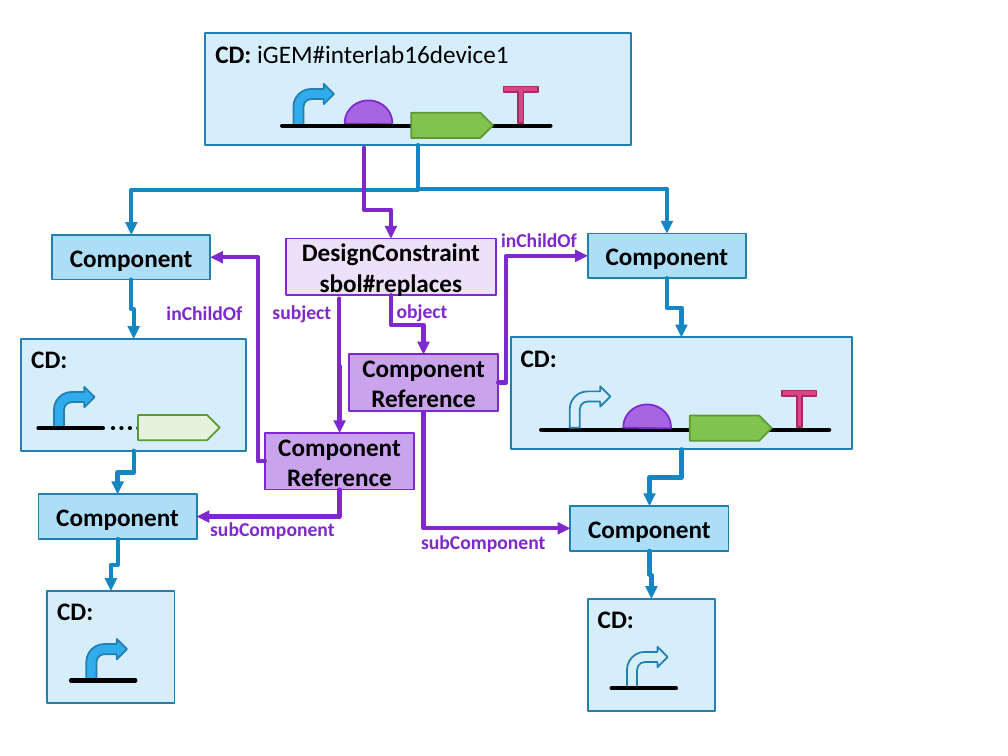
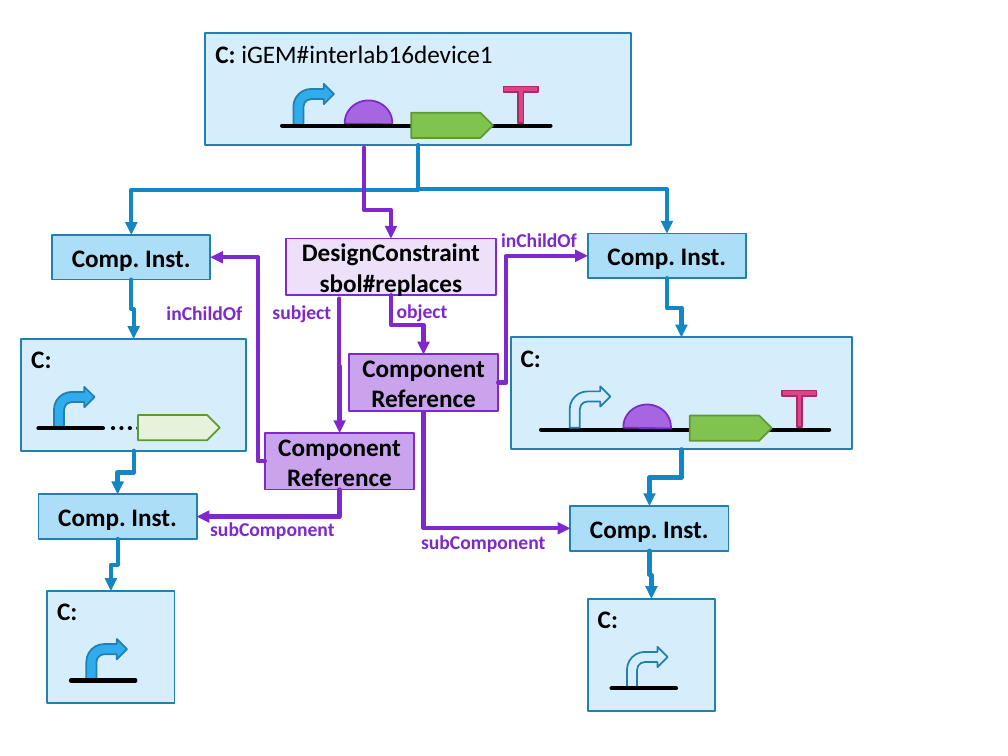
Before and after one commit to SynBioDex/SEPs, a slide deck: slide 6 of images/SEP037.pptx. Drawn at 1008x756 pixels with LibreOffice and Linux fonts; fonts in the diff are those of the drawing. Boxes give left, top, right and bottom in pixels: in the first picture for what was removed or moved away, otherwise in the second. Text is boxed around its words. In the diff, an @@ line names an element or a change of style, - is before the commit and + after.

```diff
--- a/images/SEP037.pptx
+++ b/images/SEP037.pptx
@@ text in rectangle at (215, 45, 492, 64): text changed @@
-CD: iGEM#interlab16device1
+C: iGEM#interlab16device1
@@ text in rectangle at (72, 250, 190, 271): text changed @@
-Component
+Comp. Inst.
@@ text in rectangle at (607, 248, 726, 269): text changed @@
-Component
+Comp. Inst.
@@ text in rectangle at (31, 351, 51, 368): text changed @@
-CD:
+C:
@@ text in rectangle at (521, 350, 541, 367): text changed @@
-CD:
+C:
@@ text in rectangle at (58, 509, 176, 530): text changed @@
-Component
+Comp. Inst.
@@ text in rectangle at (590, 521, 708, 542): text changed @@
-Component
+Comp. Inst.
@@ text in rectangle at (57, 603, 77, 620): text changed @@
-CD:
+C:
@@ text in rectangle at (598, 611, 618, 628): text changed @@
-CD:
+C:
```
Also in this commit, not shown: 2 other slides changed, 14 other files.
